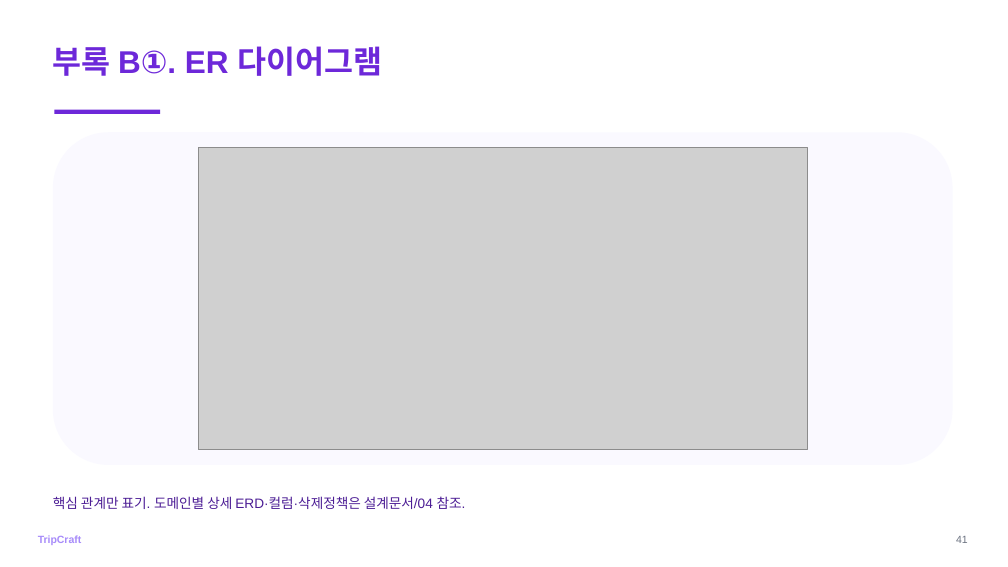
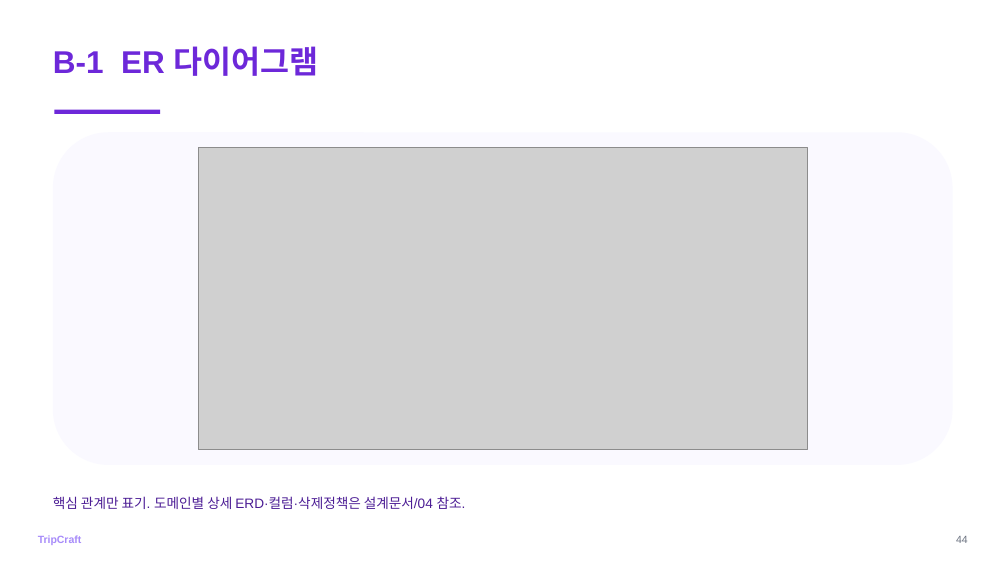
Before and after one commit to DreamingGenie/TripCraft, a slide deck: slide 54 of docs/06_submission/ppt/발표.pptx (slide 48 before the commit). Drawn at 1008x567 pixels with LibreOffice and Linux fonts; fonts in the diff are those of the drawing; grey boxes stand for pictures. Boxes give left, top, right and bottom in pixels: in the first picture for what was removed or moved away, otherwise in the second. Text is boxed around its words. In the diff, an @@ line names an element or a change of style, - is before the commit and + after.

```diff
--- a/docs/06_submission/ppt/발표.pptx
+++ b/docs/06_submission/ppt/발표.pptx
@@ text at box(53, 46, 319, 76): text changed @@
-부록 B①. ER 다이어그램
+B-1 ER 다이어그램
@@ text at box(956, 536, 968, 543): text changed @@
-41
+44
```
Also in this commit, not shown: 40 other slides changed, 9 slides added, 2 other files.
